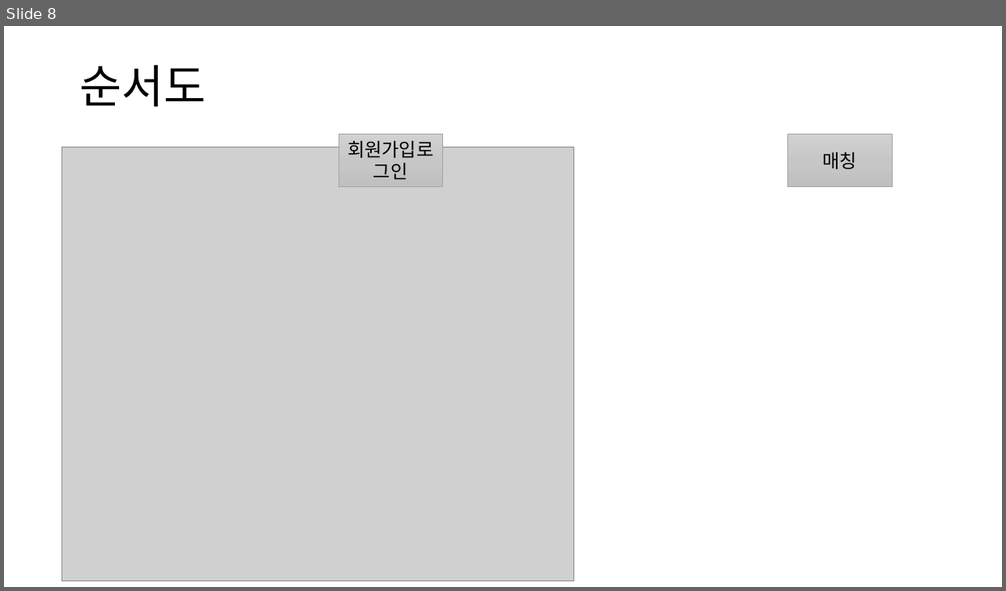
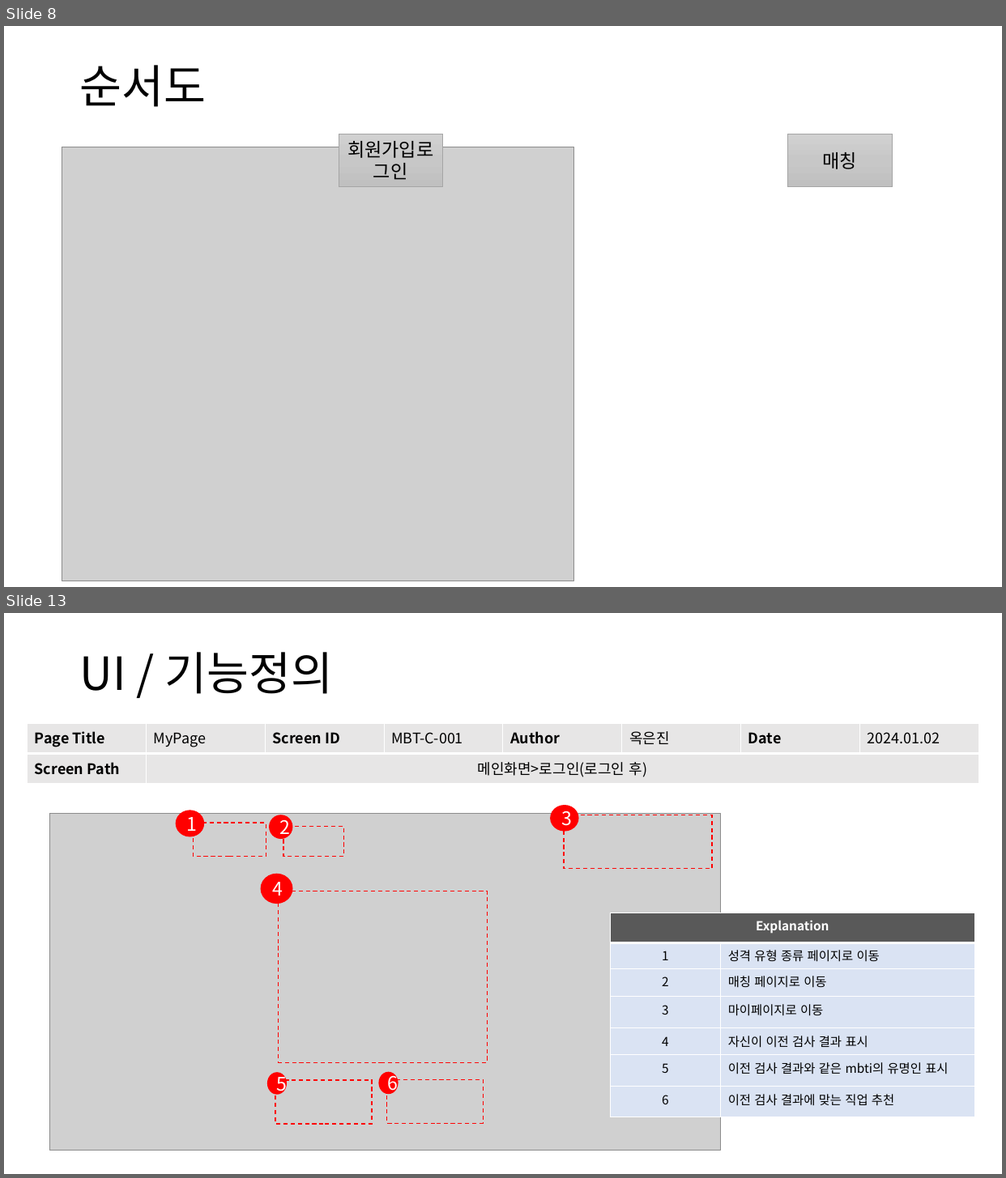
Before and after one commit to piepenie/NO6, a slide deck: MBTI 스토리보드.pptx. Shown one above the other, each under a label of ours: slide 8 before the commit, slides 8 and 13 after it; the slides between them are not shown. The pictures are 1006x591 and 1006x1178 pixels, drawn with LibreOffice and Linux fonts; fonts in the diff are those of the drawing; grey boxes stand for pictures. Boxes give left, top, right and bottom in pixels: in the first picture for what was removed or moved away, otherwise in the second. Text is boxed around its words. In the diff, an @@ line names an element or a change of style, - is before the commit and + after.

Commit message:
ui/function explanation

```diff
--- a/MBTI 스토리보드.pptx
+++ b/MBTI 스토리보드.pptx
@@ slide 13 added at (x1=4, y1=613, x2=1002, y2=1174), background #FFFFFF @@
@@ text added at (x1=80, y1=652, x2=334, y2=694), 44 pt, text #000000 @@
+UI / 기능정의
@@ table added at (x1=27, y1=723, x2=979, y2=784), 2 rows, 8 columns @@
+Page Title | MyPage | Screen ID | MBT-C-001 | Author | 옥은진 | Date | 2024.01.02
+Screen Path | 메인화면>로그인(로그인 후) |  |  |  |  |  | 
@@ table added at (x1=611, y1=914, x2=976, y2=1123), 7 rows, 2 columns @@
+Explanation | 
+1 | 성격 유형 종류 페이지로 이동
+2 | 매칭 페이지로 이동
+3 | 마이페이지로 이동
+4 | 자신이 이전 검사 결과 표시
+5 | 이전 검사 결과와 같은 mbti의 유명인 표시
+6 | 이전 검사 결과에 맞는 직업 추천
@@ group added at (x1=49, y1=806, x2=721, y2=1151): 6 rectangles, 6 ellipses, 1 picture @@
+1
+2
+3
+4
+5
+6
```
Also in this commit, not shown: 1 slide changed, 8 other slides added.
